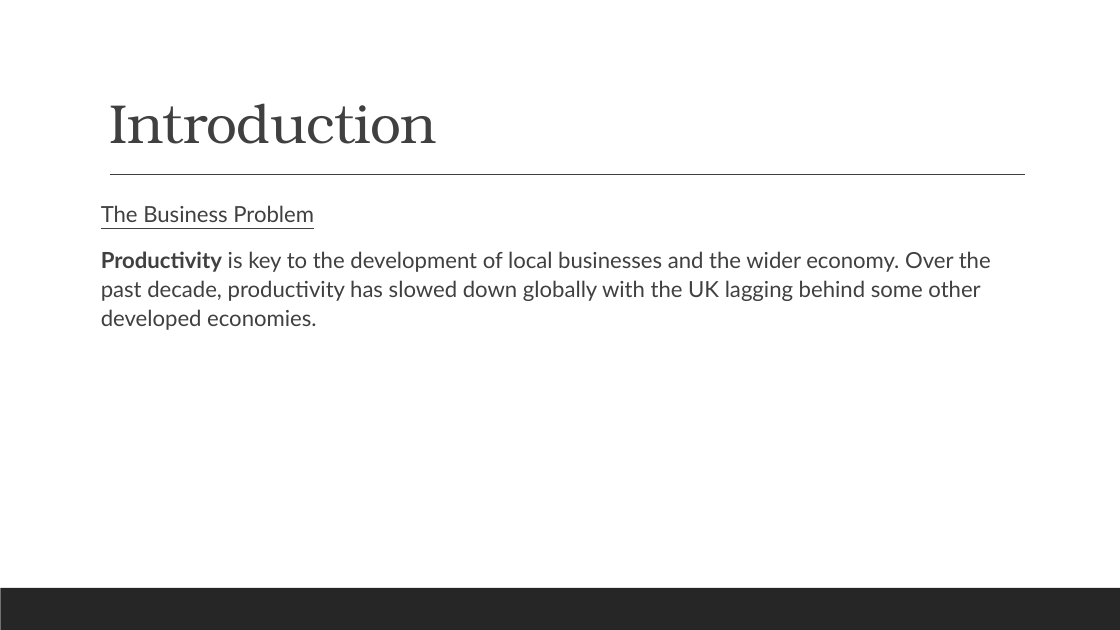
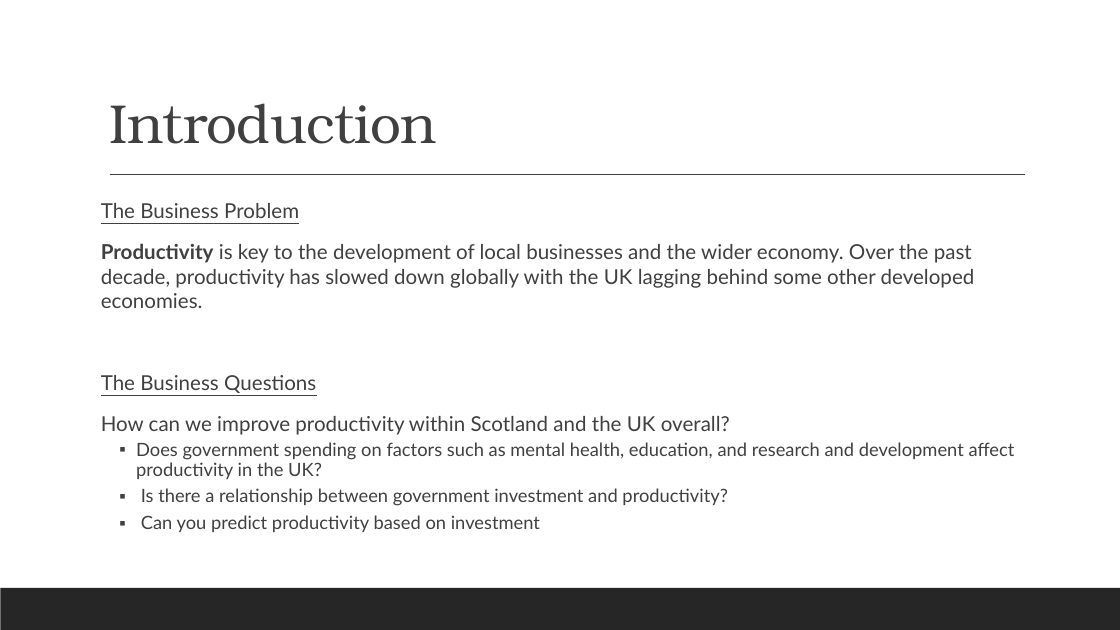
Before and after one commit to JohnHios/final_project, a slide deck: slide 3 of deloitte_investment_project/outputs/Deloitte_Investment_Project_JohnHios.pptx. Drawn at 1120x630 pixels with LibreOffice and Linux fonts; fonts in the diff are those of the drawing. Boxes give left, top, right and bottom in pixels: in the first picture for what was removed or moved away, otherwise in the second. Text is boxed around its words. In the diff, an @@ line names an element or a change of style, - is before the commit and + after.

```diff
--- a/deloitte_investment_project/outputs/Deloitte_Investment_Project_JohnHios.pptx
+++ b/deloitte_investment_project/outputs/Deloitte_Investment_Project_JohnHios.pptx
@@ text at bbox=[101, 203, 975, 308]: size 19 to 17.6 pt in "The Business Problem", "Productivity is key to the development of ..."; line spacing 1.1 to 1 @@
@@ text at bbox=[101, 375, 1015, 532]: paragraphs added @@
+The Business Questions
+How can we improve productivity within Scotland and the UK overall?
+  ▪ Does government spending on factors such as mental health, education, and research and development affect productivity in the UK?
+  ▪ Is there a relationship between government investment and productivity?
+  ▪ Can you predict productivity based on investment
```
Also in this commit, not shown: 6 other slides changed, 2 slides added, 9 slides removed.
